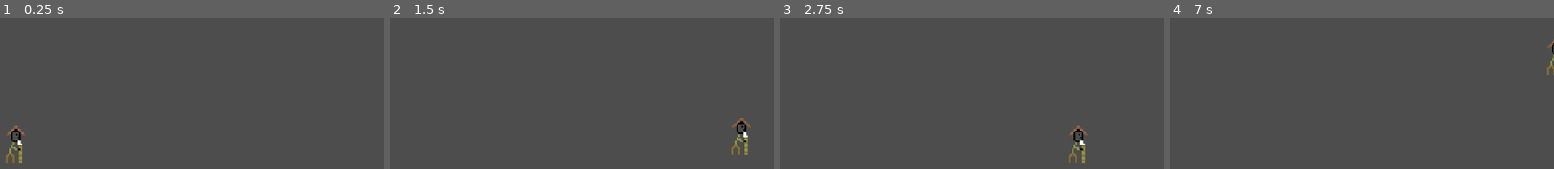
Above: before the commit, frames 1-4 (left to right).
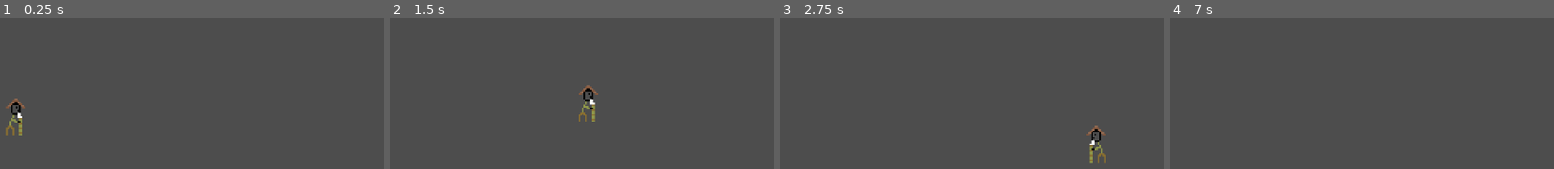
Above: after the commit, the same moments.

Repository: raviv-david/Your-mom
Game: Godot game, scene res://scenes/testMap.tscn
Same seed, same stepped clock (60 frames per second), same inputs: the game is played once before the commit and once after it.
Inputs:
- Up to frame 1 (0.25 s): no input
- Up to frame 2 (1.5 s): hold D (moveRight) from 0.53 s (still down); tap W (moveJump) at 0.77 s
- Up to frame 3 (2.75 s): tap W (moveJump) at 1.52 s; release D (moveRight) at 2.03 s; hold A (moveLeft) from 2.03 s (still down)
- Up to frame 4 (7 s): release A (moveLeft) at 2.78 s; hold D (moveRight) 2.78-4.28 s; tap W (moveJump) at 3.02, 3.77, 4.52, 6.02, 6.77 s; tap Enter at 3.5, 5, 6.5 s; tap Space at 4.25, 5.75 s; hold A (moveLeft) 4.28-5.03 s; hold D (moveRight) 5.03-5.78 s; hold A (moveLeft) from 5.78 s (still down)

The runs differ from the first frame. In frame 1, 1.0% of the frame differs, in the area x 1-7%, y 53-97%; in frame 2, 1.0%; in frame 3, 1.0%; in frame 4, 0.1%.

Commit message:
minor changes

Diff:
--- a/moses/scenes/black block.tscn
+++ /dev/null
@@ -1,18 +0,0 @@
-[gd_scene load_steps=3 format=3 uid="uid://c7y6hcyk8waoh"]
-
-[ext_resource type="Texture2D" uid="uid://b1eddl63hfefo" path="res://sprites/64 bit black block.png" id="1_3oj7w"]
-
-[sub_resource type="RectangleShape2D" id="RectangleShape2D_df06d"]
-size = Vector2(64, 64)
-
-[node name="Node2D" type="Node2D"]
-
-[node name="StaticBody2D" type="StaticBody2D" parent="."]
-
-[node name="CollisionShape2D" type="CollisionShape2D" parent="StaticBody2D"]
-shape = SubResource("RectangleShape2D_df06d")
-
-[node name="Sprite2D" type="Sprite2D" parent="StaticBody2D"]
-position = Vector2(3.05176e-05, -1.90735e-06)
-scale = Vector2(0.1, 0.1)
-texture = ExtResource("1_3oj7w")
--- a/moses/scenes/old chinese man.tscn
+++ b/moses/scenes/oldChineseMan.tscn
@@ -7,7 +7,9 @@
 radius = 5.0
 height = 22.0
 
-[node name="Node2D" type="Node2D"]
+[sub_resource type="SpriteFrames" id="SpriteFrames_1pwtl"]
+
+[node name="oldChineseMan" type="Node2D"]
 
 [node name="CharacterBody2D" type="CharacterBody2D" parent="."]
 script = ExtResource("1_gkeca")
@@ -18,3 +20,6 @@
 [node name="CollisionShape2D" type="CollisionShape2D" parent="CharacterBody2D"]
 position = Vector2(0, 5)
 shape = SubResource("CapsuleShape2D_ldgo5")
+
+[node name="AnimatedSprite2D" type="AnimatedSprite2D" parent="CharacterBody2D"]
+sprite_frames = SubResource("SpriteFrames_1pwtl")
--- a/moses/scenes/testMap.tscn
+++ b/moses/scenes/testMap.tscn
@@ -1,6 +1,6 @@
 [gd_scene load_steps=3 format=3 uid="uid://ctur5gofvbn1y"]
 
-[ext_resource type="PackedScene" uid="uid://d4b6ut2biykln" path="res://scenes/old chinese man.tscn" id="2_vka8b"]
+[ext_resource type="PackedScene" uid="uid://d4b6ut2biykln" path="res://scenes/oldChineseMan.tscn" id="2_vka8b"]
 
 [sub_resource type="WorldBoundaryShape2D" id="WorldBoundaryShape2D_8v6sd"]
 
--- a/moses/scripts/playerMovement.gd
+++ b/moses/scripts/playerMovement.gd
@@ -1,37 +1,41 @@
 extends CharacterBody2D
 
-
-
-const SPEED = 220.0
-const JUMP_VELOCITY = -350.0
+const SPEED = 13
+const MAX_SPEED = 130
+const JUMP_VELOCITY = -193
+const MAX_FALLING_SPEED = 700
+const GRAVITY = 450
 
 var jumps = 1
 
-# Get the gravity from the project settings to be synced with RigidBody nodes.
-var gravity = ProjectSettings.get_setting("physics/2d/default_gravity")
-
-
 func _physics_process(delta):
-	# Add the gravity.
+	# Apply gravity
 	if not is_on_floor():
-		velocity.y += gravity * delta
+		velocity.y += GRAVITY * delta
+		velocity.y = clamp(velocity.y, -99999, 175)
 
 	if is_on_floor():
-		jumps = 1
+		jumps = 2
 
-	# Handle jump.
+	# Handle jump
 	if Input.is_action_just_pressed("moveJump") and jumps > 0:
 		velocity.y = JUMP_VELOCITY
 		jumps -= 1
 
+	# Get the input direction and handle the movement/deceleration
+	var direction = Input.get_axis("moveLeft", "moveRight")
+	if direction != 0:
+		if !is_on_floor():
+			velocity.x += (direction * SPEED) / 2.5
+		else:
+			velocity.x += direction * SPEED
+		velocity.x = clamp(velocity.x, -MAX_SPEED, MAX_SPEED)
 
+		# Adjust character sprite direction
+		if $Sprite2D:
+			$Sprite2D.flip_h = direction < 0
+	else: # Deceleration
+		velocity.x = move_toward(velocity.x, 0, SPEED/2)
 
-	# Get the input direction and handle the movement/deceleration.
-	# As good practice, you should replace UI actions with custom gameplay actions.
-	var direction = Input.get_axis("moveLeft", "moveRight")
-	if direction:
-		velocity.x = direction * SPEED
-	else:
-		velocity.x = move_toward(velocity.x, 0, SPEED/13)
-
+	# Apply movement
 	move_and_slide()
Renamed: moses/scenes/main menu.tscn -> moses/scenes/mainMenu.tscn
Not shown: 1 places in moses/scenes/oldChineseMan.tscn that only renumber resources
Binary file removed: moses/sprites/32 bit stick figure.png
Not shown, removed: moses/sprites/32 bit stick figure.png.import
Not shown, removed: moses/sprites/64 bit black block.png.import
Binary file removed: moses/sprites/Big stick figure.png
Binary file added: moses/sprites/Block Pallete.png
Not shown, changed: moses/sprites/Block Pallete.png.import
Binary file removed: moses/sprites/Stick figure.png
Not shown, removed: moses/sprites/Stick figure.png.import
Binary file removed: moses/sprites/untitled.png
Not shown, removed: moses/sprites/untitled.png.import
